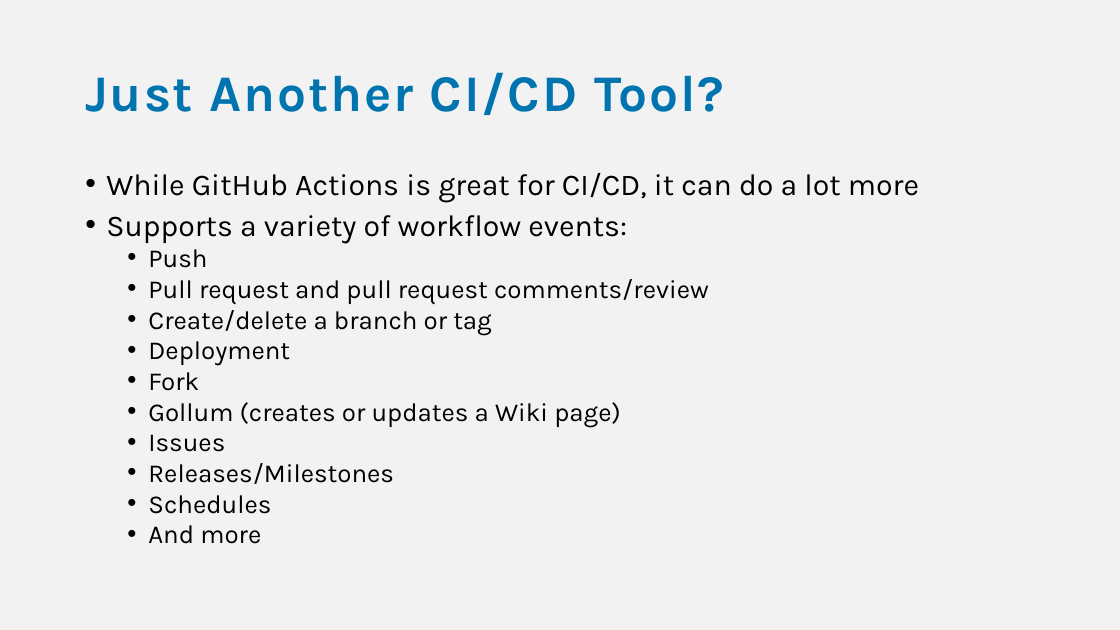
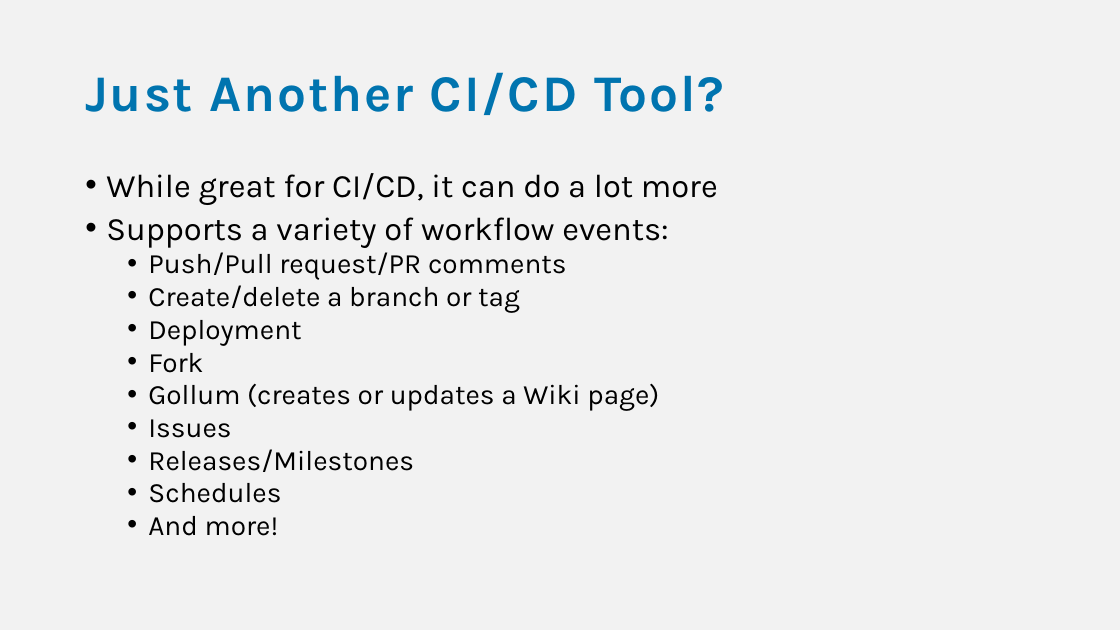
Before and after one commit to bjablonsky/GithubActions, a slide deck: slide 5 of slides/GithubActions-WorkflowsInYourRepo.pptx. Drawn at 1120x630 pixels with LibreOffice and Linux fonts; fonts in the diff are those of the drawing. Boxes give left, top, right and bottom in pixels: in the first picture for what was removed or moved away, otherwise in the second. Text is boxed around its words. In the diff, an @@ line names an element or a change of style, - is before the commit and + after.

Commit message:
Updated Slides

```diff
--- a/slides/GithubActions-WorkflowsInYourRepo.pptx
+++ b/slides/GithubActions-WorkflowsInYourRepo.pptx
@@ text at <box>106,173,718,205</box>: text changed; size 25.9 to 28 pt @@
-• While GitHub Actions is great for CI/CD, it can do a lot more
+• While great for CI/CD, it can do a lot more
@@ text at <box>106,217,668,503</box>: size 25.9 to 28 pt in "Supports a variety of workflow events:"; size 22.2 to 24 pt in "Create/delete a branch or tag", "Deployment", "Fork", "Gollum (creates or updates a Wiki page)" and 3 more places @@
@@ text at <box>148,252,567,280</box>: text changed; size 22.2 to 24 pt @@
-  • Push
-  • Pull request and pull request comments/review
+  • Push/Pull request/PR comments
@@ text at <box>148,516,279,536</box>: text changed; size 22.2 to 24 pt @@
-  • And more
+  • And more!
```
Also in this commit, not shown: 5 other slides changed, 1 slide added, 1 other file.
